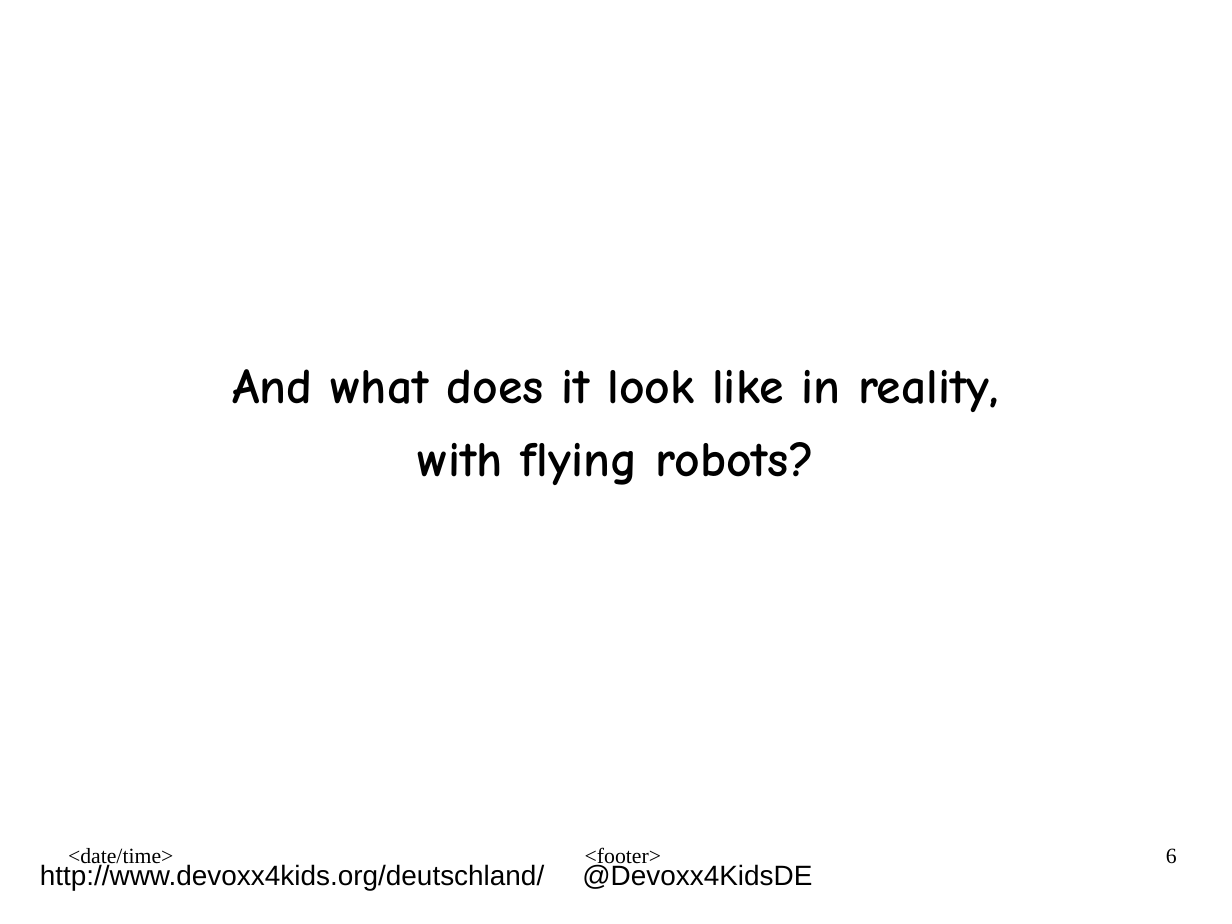
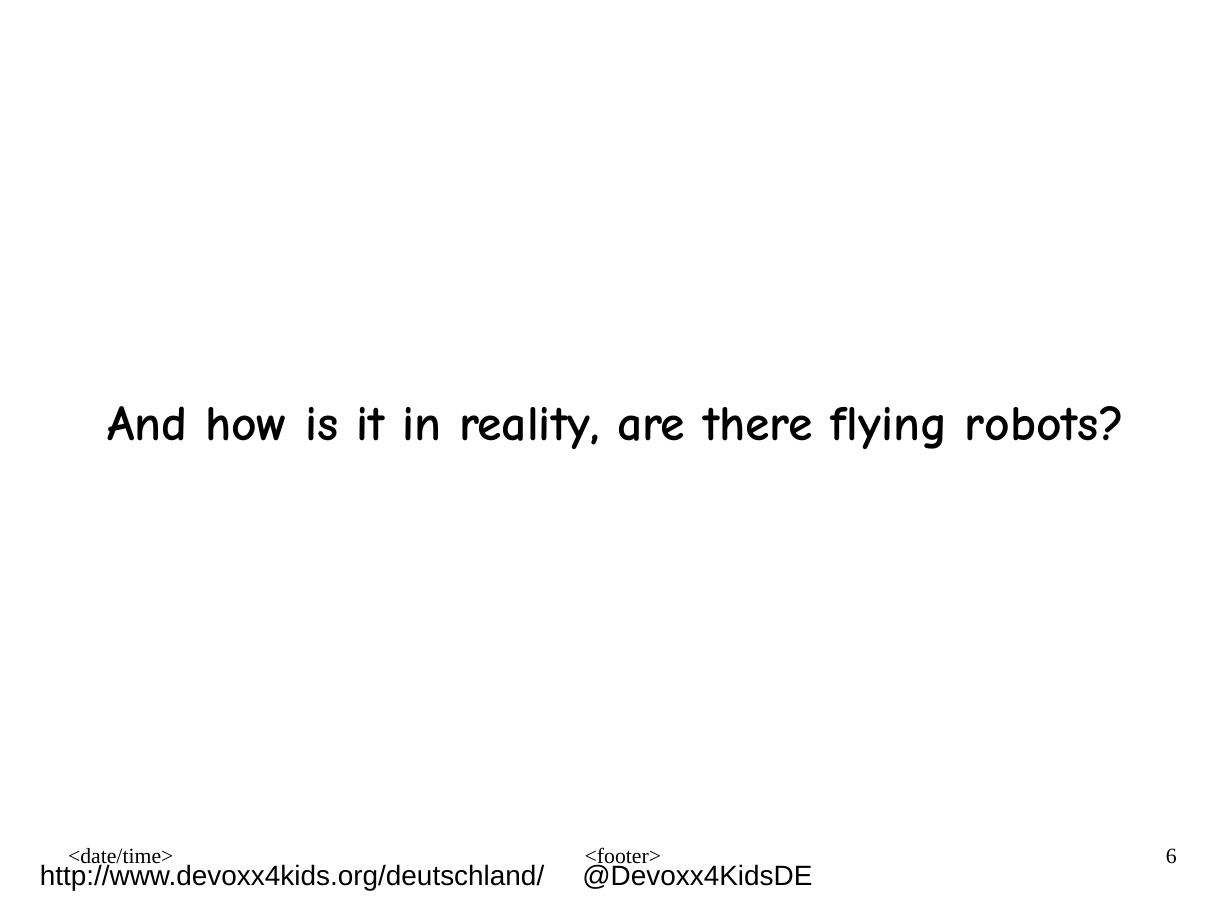
Before and after one commit to derTobsch/ardrone-autonomy-d4k, a slide deck: slide 6 of presentation/quadcopter4kids_v8_eng.odp. Drawn at 1232x924 pixels with LibreOffice and Linux fonts; fonts in the diff are those of the drawing; background and template pictures are left out. Boxes give left, top, right and bottom in pixels: in the first picture for what was removed or moved away, otherwise in the second. Text is boxed around its words. In the diff, an @@ line names an element or a change of style, - is before the commit and + after.

```diff
--- a/presentation/quadcopter4kids_v8_eng.odp
+++ b/presentation/quadcopter4kids_v8_eng.odp
@@ text at (107, 406, 1124, 449): text changed @@
-And what does it look like in reality,
-with flying robots?
+And how is it in reality, are there flying robots?
```
Also in this commit, not shown: 2 other slides changed, 1 slide added, 1 slide removed, 1 other file.
